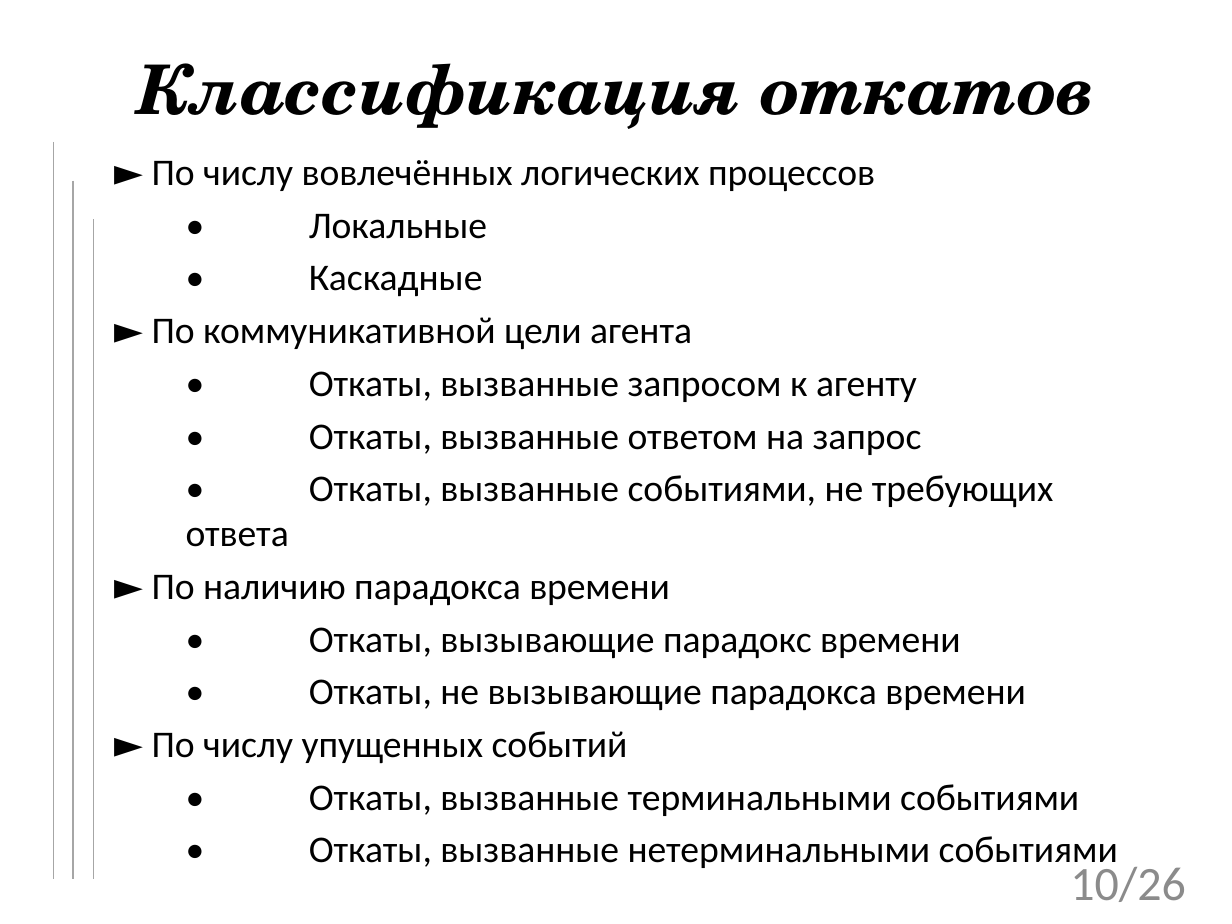
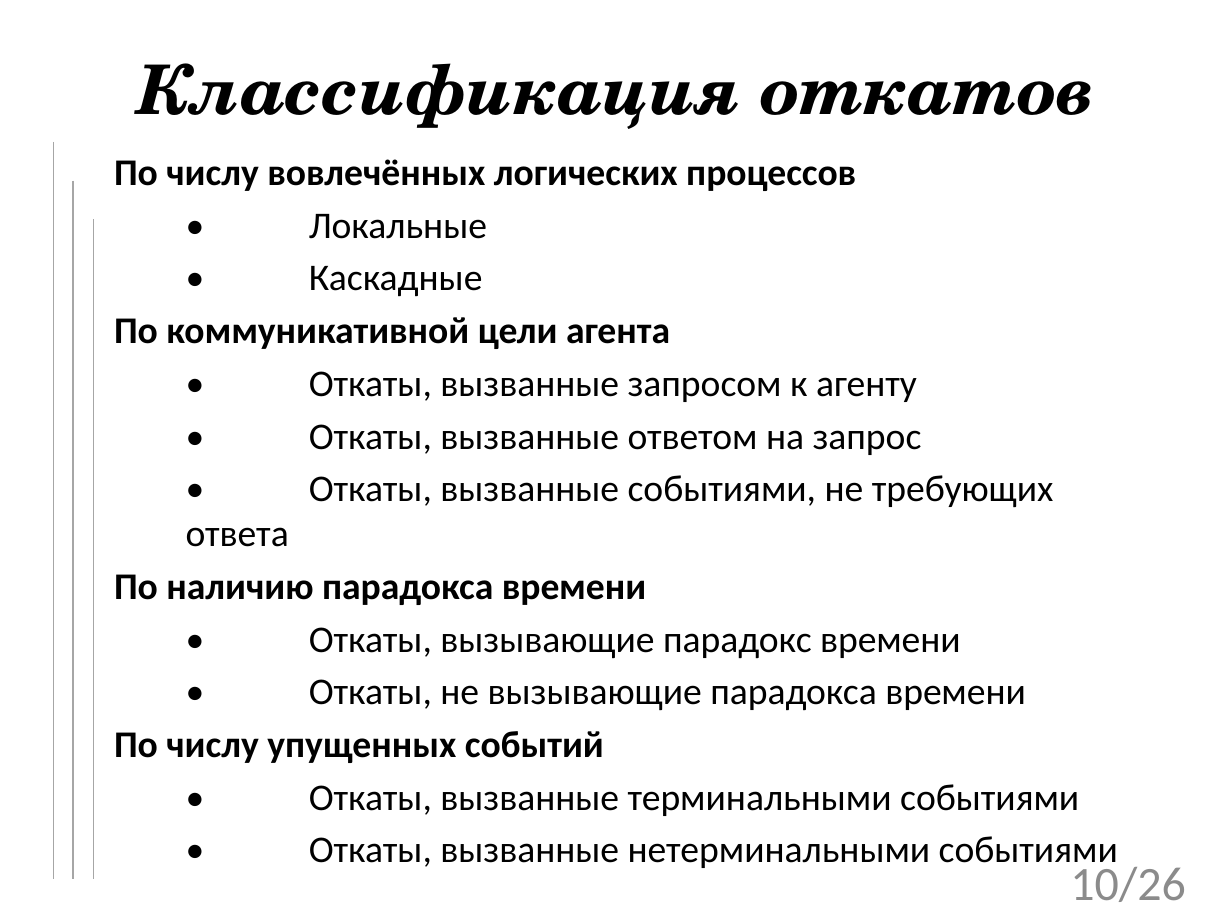
Before and after one commit to tom-trix/SynchAlgorithms, a slide deck: slide 10 of text/Mitrakov.pptx. Drawn at 1232x924 pixels with LibreOffice and Linux fonts; fonts in the diff are those of the drawing; background and template pictures are left out. Boxes give left, top, right and bottom in pixels: in the first picture for what was removed or moved away, otherwise in the second. Text is boxed around its words. In the diff, an @@ line names an element or a change of style, - is before the commit and + after.

```diff
--- a/text/Mitrakov.pptx
+++ b/text/Mitrakov.pptx
@@ subtitle at bbox=[114, 159, 856, 191]: text changed; bold on @@
-► По числу вовлечённых логических процессов
+По числу вовлечённых логических процессов
@@ subtitle at bbox=[114, 317, 670, 349]: text changed; bold on @@
-► По коммуникативной цели агента
+По коммуникативной цели агента
@@ subtitle at bbox=[114, 574, 647, 605]: text changed; bold on @@
-► По наличию парадокса времени
+По наличию парадокса времени
@@ subtitle at bbox=[114, 731, 604, 763]: text changed; bold on @@
-► По числу упущенных событий
+По числу упущенных событий
```
Also in this commit, not shown: 8 other slides changed, 1 other file.
